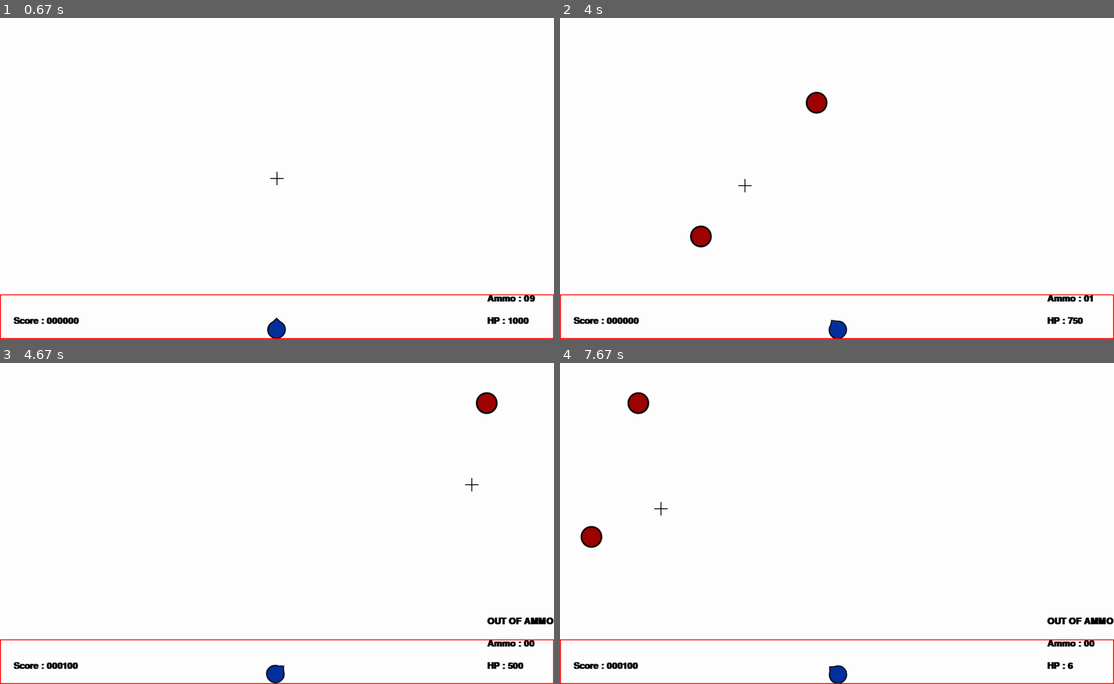
Above: before the commit, frames 1-4 (two rows, left to right).
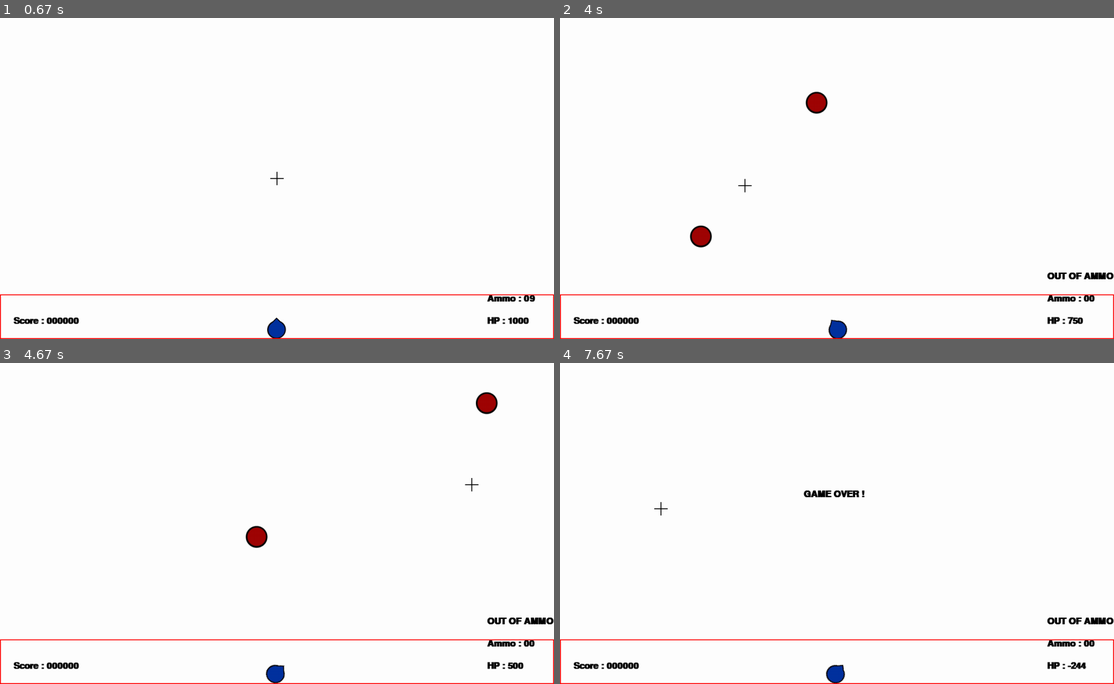
Above: after the commit, the same moments.

Repository: fanagiannis/DECK-COMMANDER
Game: pygame game, started from Game.py
Same seed, same stepped clock (60 frames per second), same inputs: the game is played once before the commit and once after it.
Inputs (mouse positions are in pixels of both pictures, inside the frame that each line leads up to):
- Up to frame 1 (0.67 s): click (277, 178) at 0.38 s
- Up to frame 2 (4 s): tap R at 0.67 s; click (626, 75) at 1.05 s; click (748, 72) at 1.38 s; press the mouse at (764, 66) at 1.7 s; move the mouse to (803, 181) at 1.8 s; release the mouse at (842, 297) at 1.93 s; press the mouse at (764, 111) at 2.03 s; move the mouse to (875, 162) at 2.13 s; release the mouse at (986, 213) at 2.27 s; press the mouse at (764, 156) at 2.37 s; move the mouse to (814, 136) at 2.47 s; release the mouse at (870, 114) at 2.6 s; press the mouse at (698, 66) at 2.7 s; move the mouse to (798, 127) at 2.8 s; release the mouse at (892, 191) at 2.93 s; click (914, 149) at 3.05 s; press the mouse at (814, 24) at 3.37 s; move the mouse to (737, 91) at 3.47 s; release the mouse at (654, 156) at 3.6 s; click (742, 184) at 3.72 s
- Up to frame 3 (4.67 s): press the mouse at (138, 545) at 4.03 s; move the mouse to (199, 517) at 4.13 s; release the mouse at (254, 491) at 4.27 s; click (470, 484) at 4.38 s
- Up to frame 4 (7.67 s): click (676, 462) at 4.72 s; tap F at 5.07, 5.37 s; click (720, 571) at 5.08 s; click (809, 597) at 5.55 s; click (814, 468) at 5.88 s; click (753, 594) at 6.22 s; click (659, 449) at 6.55 s; click (981, 571) at 6.88 s; click (1041, 423) at 7.22 s; click (659, 507) at 7.55 s

Frame 1 is identical in both runs. In frame 2, 0.2% of the frame differs, in the area x 87-100%, y 79-89%; in frame 3, 0.3%; in frame 4, 0.8%, in the area x 3-95%, y 9-100%.

Commit message:
RELOAD DELAY

Diff:
--- a/Game.py
+++ b/Game.py
@@ -45,7 +45,7 @@
     #MESSAGES
 
     score_live="%06d" % P.score
-    ammo_live="%02d" % P.ammo
+    ammo_live="%02d" % int(P.ammo)
     score_message_text = "Score : "+ score_live #ADD ZEROES BEFORE SCORE
     lives_message_text = "HP : "+ str(hitbox.hp)
     game_over_message_text = "GAME OVER ! "
@@ -68,7 +68,7 @@
 
     #RELOAD
 
-    if P.ammo<=0:
+    if P.ammo<1:
         message(ammo_no_message_text,COLOR_BLACK,ammo_no_message_pos)
 
     #PLAYER HP
@@ -96,7 +96,7 @@
     if hitbox.IsRepairing:
         print("REPAIRING...")
     else:
-        if P.ammo>0:
+        if P.ammo>=1:
             if hitbox.hp>0:
                 DISPLAY_WINDOW.fill(COLOR_YELLOW)
                 hit=pygame.sprite.spritecollide(ADS,Target_spawn.group,True)
@@ -106,7 +106,7 @@
                 ADS.Fired=False
 
 def reload():
-    if P.ammo_supplies>0 :
+    if P.ammo<P.maxammo :
         reload_sound.play()
 
 def eventhandler():
--- a/Player.py
+++ b/Player.py
@@ -17,7 +17,7 @@
         self.pos=(self.posx,self.posy)
         self.rect.center=self.pos
         self.canfire=True
-        self.ammo_supplies=10
+        self.ammo_supplies=1000
         self.maxammo=10
         self.score=0
         self.ammo=self.maxammo
@@ -32,14 +32,14 @@
     def reload(self):
         pressed_key=pygame.key.get_pressed()
         if pressed_key[K_r]:
-            if self.ammo_supplies>0:
+            if self.ammo_supplies>1:
                 if self.ammo<self.maxammo:
                     self.IsReloading=True
                 else:
                     self.IsReloading=False
                 if self.IsReloading:
-                    self.ammo+=1
-                    self.ammo_supplies-=1
+                    self.ammo+=0.05
+                    self.ammo_supplies-=0.01
             else:
                 print("NO AMMO!")
 
--- a/Testing/MainMenu.py
+++ b/Testing/MainMenu.py
@@ -3,10 +3,11 @@
 
 from pygame.locals import *
 
+
 pygame.init()
 
-MAIN_MENU_DISPLAY_WIDTH=600
-MAIN_MENU_DISPLAY_HEIGHT=500
+MAIN_MENU_DISPLAY_WIDTH=1240
+MAIN_MENU_DISPLAY_HEIGHT=720
 MAIN_MENU_DISPLAY_WINDOW=pygame.display.set_mode((MAIN_MENU_DISPLAY_WIDTH,MAIN_MENU_DISPLAY_HEIGHT))
 
 default_username="A"
